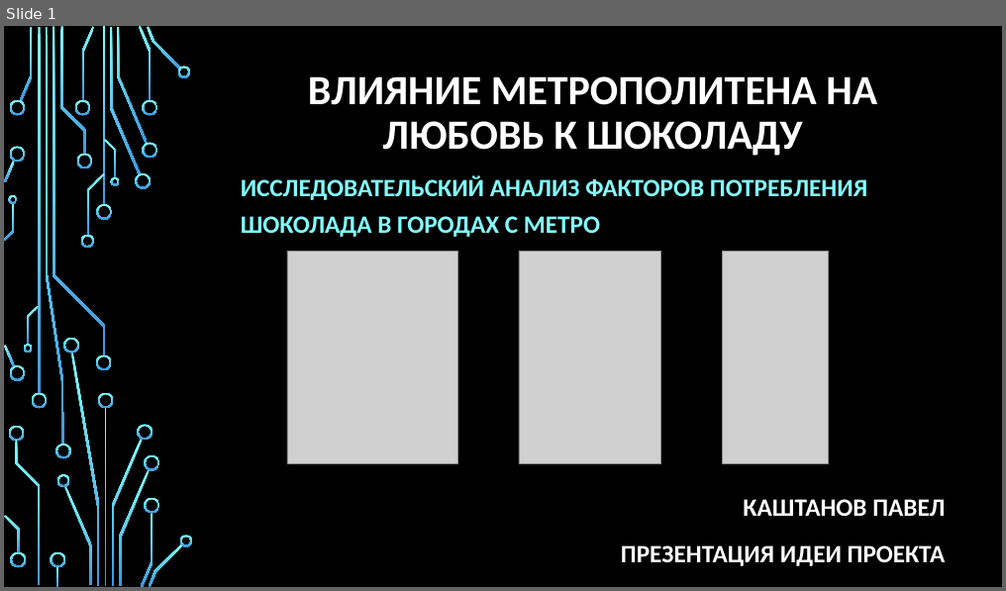
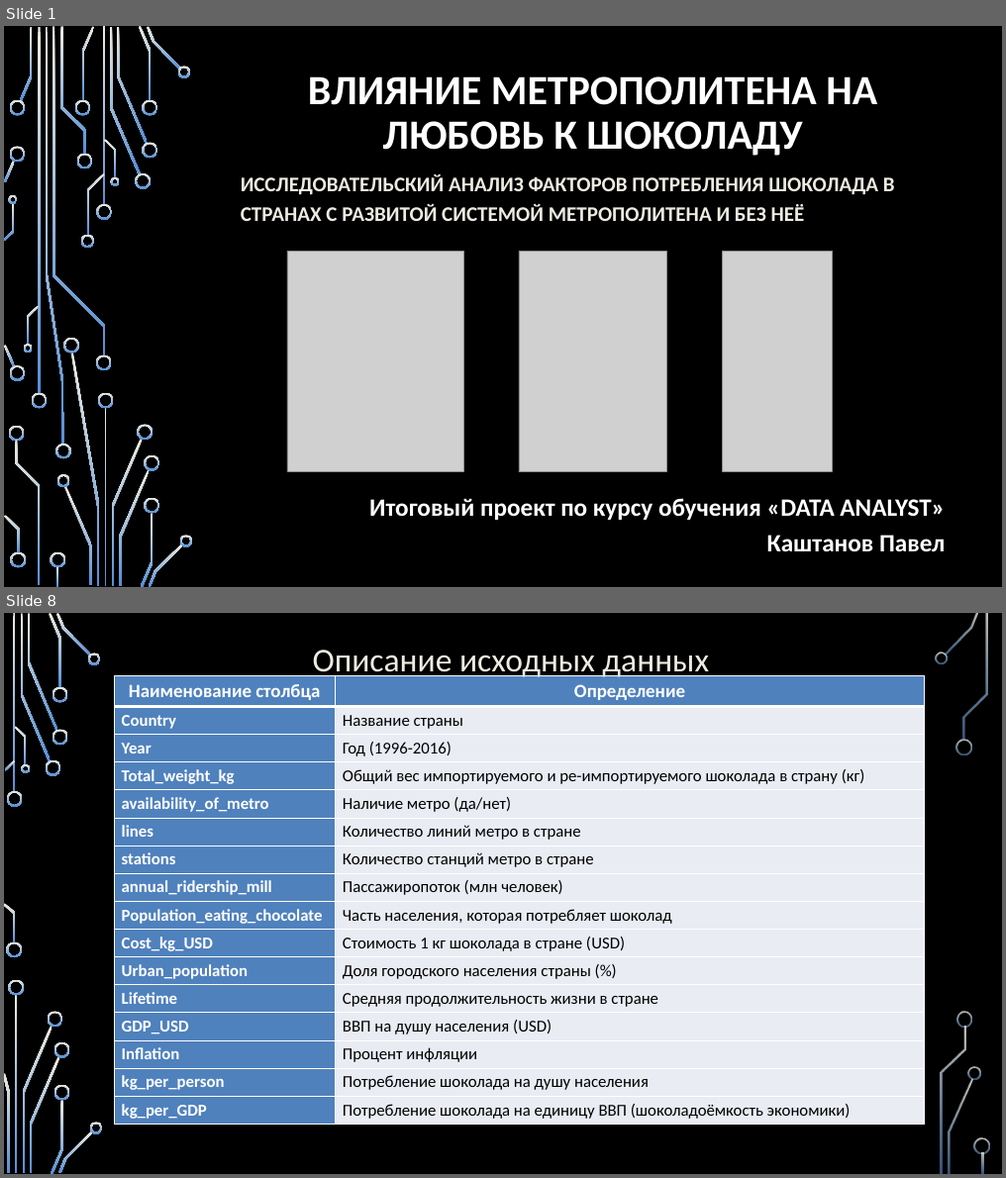
Before and after one commit to Paskored/Data-Analyst-Project_Kashtanov, a slide deck: Итоговая Презентация/Презентация 1.pptx. Shown one above the other, each under a label of ours: slide 1 before the commit, slides 1 and 8 after it; the slides between them are not shown. The pictures are 1006x591 and 1006x1178 pixels, drawn with LibreOffice and Linux fonts; fonts in the diff are those of the drawing; grey boxes stand for pictures; background and template pictures are left out. Boxes give left, top, right and bottom in pixels: in the first picture for what was removed or moved away, otherwise in the second. Text is boxed around its words. In the diff, an @@ line names an element or a change of style, - is before the commit and + after.

```diff
--- a/Итоговая Презентация/Презентация 1.pptx
+++ b/Итоговая Презентация/Презентация 1.pptx
@@ slide 8 added at [4, 613, 1002, 1174], background picture (left out) @@
@@ text added at [313, 650, 709, 680], 32 pt, text #EEECE1 @@
+Описание исходных данных
@@ table added at [114, 676, 924, 1123], 16 rows, 2 columns @@
+Наименование столбца | Определение
+Country | Название страны
+Year | Год (1996-2016)
+Total_weight_kg | Общий вес импортируемого и ре-импортируемого шоколада в страну (кг)
+availability_of_metro | Наличие метро (да/нет)
+lines | Количество линий метро в стране
+stations | Количество станций метро в стране
+annual_ridership_mill | Пассажиропоток (млн человек)
+Population_eating_chocolate | Часть населения, которая потребляет шоколад
+Cost_kg_USD | Стоимость 1 кг шоколада в стране (USD)
+Urban_population | Доля городского населения страны (%)
+Lifetime | Средняя продолжительность жизни в стране
+GDP_USD | ВВП на душу населения (USD)
+Inflation | Процент инфляции
+kg_per_person | Потребление шоколада на душу населения
+kg_per_GDP | Потребление шоколада на единицу ВВП (шоколадоёмкость экономики)
@@ group added at [4, 613, 990, 1174]: 33 freeform shapes, 3 rectangles @@
@@ slide 1 changed as well @@
@@ fill gradient #82FFFF to #3D97DE to gradient #EEECE1 to #558ED5 in 54 elements at [96, 204, 112, 220], [96, 356, 112, 372], [38, 27, 40, 393], [31, 393, 47, 408], [20, 27, 33, 101], [110, 28, 141, 174], [135, 174, 151, 189], [117, 27, 148, 144], [139, 26, 152, 101], [142, 142, 157, 158], [142, 100, 157, 116], [147, 27, 181, 70], [177, 66, 191, 77], [82, 27, 94, 101], [75, 100, 91, 116], [76, 154, 92, 169], [64, 486, 92, 586], [57, 474, 70, 487], [9, 100, 25, 116], [4, 345, 15, 367], [9, 366, 25, 381], [4, 161, 15, 183], [9, 147, 25, 163], [60, 27, 86, 154], [9, 426, 24, 442], [15, 440, 40, 585], [50, 553, 65, 568], [56, 568, 58, 587], [10, 553, 26, 568], [4, 516, 20, 554], [87, 174, 104, 236], [81, 235, 94, 249], [53, 27, 105, 356], [104, 139, 116, 178], [110, 177, 119, 186], [27, 306, 40, 345], [24, 344, 33, 353], [5, 203, 14, 240], [9, 195, 18, 204], [104, 408, 107, 586], [112, 439, 143, 586], [98, 393, 114, 408], [71, 353, 100, 586], [63, 338, 79, 353], [138, 424, 152, 440], [119, 470, 150, 586], [141, 513, 152, 587], [144, 456, 159, 472], [144, 497, 159, 513], [149, 544, 183, 587], [180, 535, 193, 547], [46, 27, 64, 445], [55, 444, 70, 459], [103, 27, 105, 205] @@
@@ subtitle at [241, 174, 895, 221]: text changed; size 24 to 20 pt; text colour #82FFFF to #EEECE1 @@
-ИССЛЕДОВАТЕЛЬСКИЙ АНАЛИЗ ФАКТОРОВ ПОТРЕБЛЕНИЯ ШОКОЛАДА В ГОРОДАХ С МЕТРО
+ИССЛЕДОВАТЕЛЬСКИЙ АНАЛИЗ ФАКТОРОВ ПОТРЕБЛЕНИЯ ШОКОЛАДА В СТРАНАХ С РАЗВИТОЙ СИСТЕМОЙ МЕТРОПОЛИТЕНА И БЕЗ НЕЁ
@@ picture: place and size @@
-picture at [287, 252, 457, 465]
+picture at [287, 252, 463, 472]
@@ picture: place and size @@
-picture at [519, 252, 661, 465]
+picture at [519, 252, 666, 472]
@@ picture: place and size @@
-picture at [722, 252, 829, 465]
+picture at [722, 252, 832, 472]
@@ text at [369, 498, 944, 553]: text changed @@
-КАШТАНОВ ПАВЕЛ
-ПРЕЗЕНТАЦИЯ ИДЕИ ПРОЕКТА
+Итоговый проект по курсу обучения «DATA ANALYST»
+Каштанов Павел
```
Also in this commit, not shown: 2 other slides changed, 19 other slides added, 2 slides removed, 2 other files.
